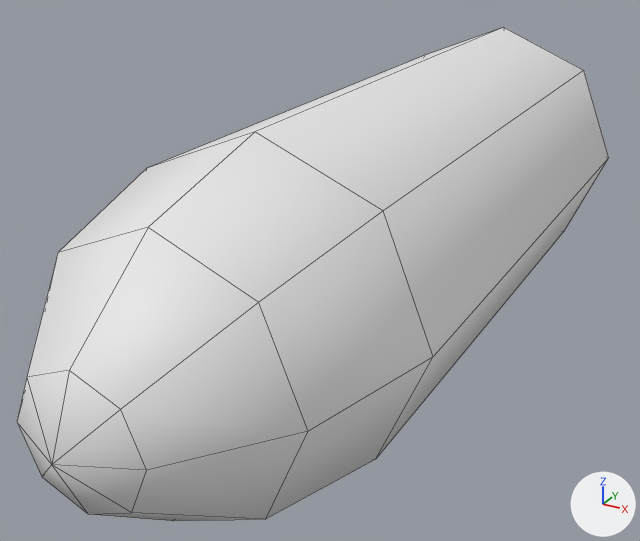
What one commit did to the FBX model Art/Weapons/WEP_Bullet_001/WEP_Bullet_001.fbx.
The view is the same before and after, from a 50 mm camera at (0.0182, -0.058, 0.0165) aimed at (-0.0014, -0.0224, -0.0013). The lights are fixed; the arrows at lower right show +X, +Y and +Z. Mesh edges are drawn as thin lines. Where no turn or scale is listed for an object, it has been applied to the vertices. Vertices at the same position are counted once.

The older version as bpy lines, for what is in view:
```python
me_mesh_001 = bpy.data.meshes.new('Mesh.001')
me_mesh_001.from_pydata(...)  # 34 vertices, 40 faces; spans x -0.0077..0.0077, y -0.0421..0.0, z -0.0077..0.0077
me_mesh_001.materials.append(mat_wep_weapon_bullet)  # white #e7e7e7
ob_wep_weapon_bullet = bpy.data.objects.new('WEP_Weapon_Bullet', me_mesh_001)
ob_wep_weapon_bullet.location = (0.0, 0.0, 0.0)
```
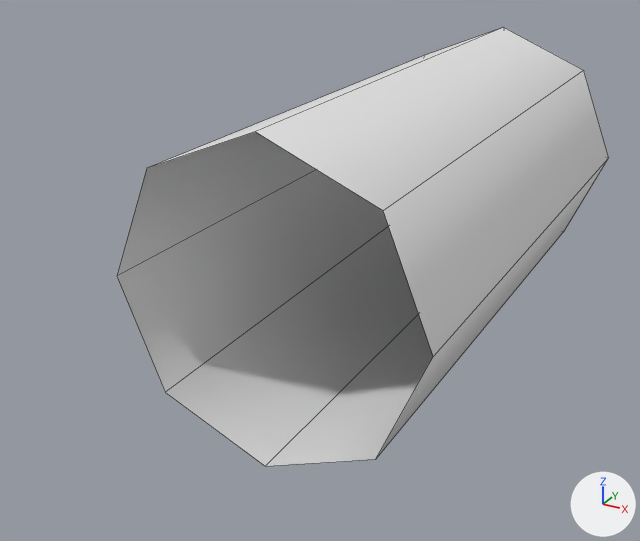
Pixel boxes [x1, y1, x2, y2] of what changed, in the pictures (640 x 541 px):
'WEP_Weapon_Bullet', reshaped (17% narrower, 11% shorter)
    before: [17, 28, 609, 521]
    after: [117, 28, 609, 466]
part 1 of me_mesh_001, deleted
    before: [17, 132, 433, 521]

Diff of the bpy script that builds the scene:
```diff
--- a/Art/Weapons/WEP_Bullet_001/WEP_Bullet_001.fbx.py
+++ b/Art/Weapons/WEP_Bullet_001/WEP_Bullet_001.fbx.py
@@ me_mesh_001 @@
 # used by ob_wep_weapon_bullet; location = (0.0, 0.0, 0.0)
-me_mesh_001.from_pydata(...)  # 34 vertices, 40 faces; spans x -0.0077..0.0077, y -0.0421..0.0, z -0.0077..0.0077
+me_mesh_001.from_pydata(...)  # 17 vertices, 16 faces; spans x -0.0077..0.0077, y -0.0301..0.0, z -0.0077..0.0077
+# me_mesh_001 part 1
+# 17 vertices are removed from x -0.006..0.006, y -0.0421..-0.0367, z -0.006..0.006
+# 24 faces are deleted
 me_mesh_001.materials.append(mat_wep_weapon_bullet)
```
